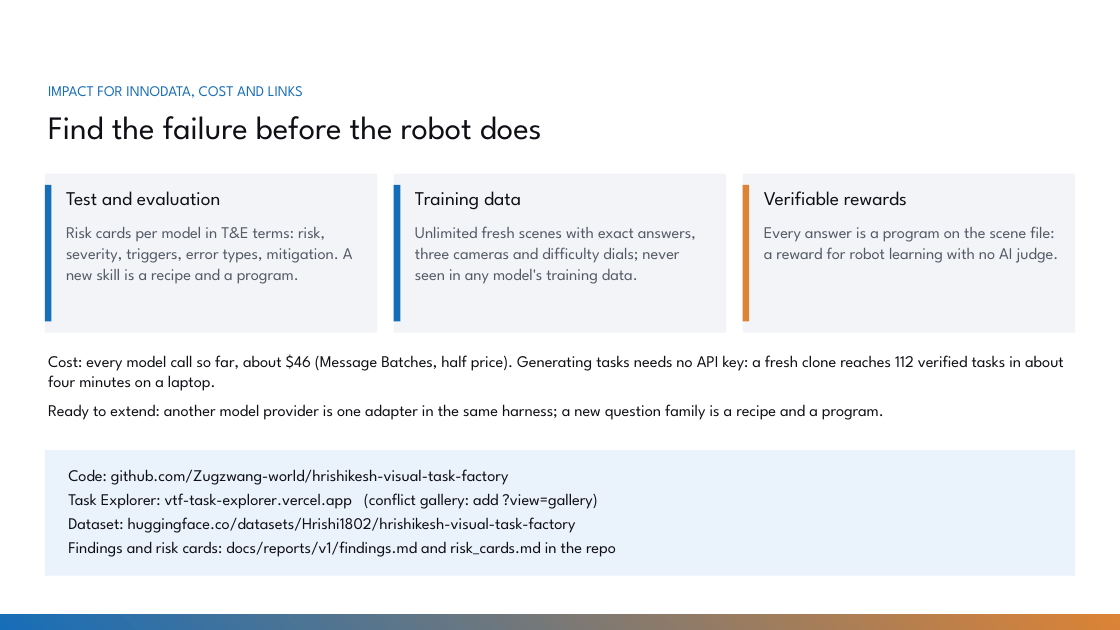
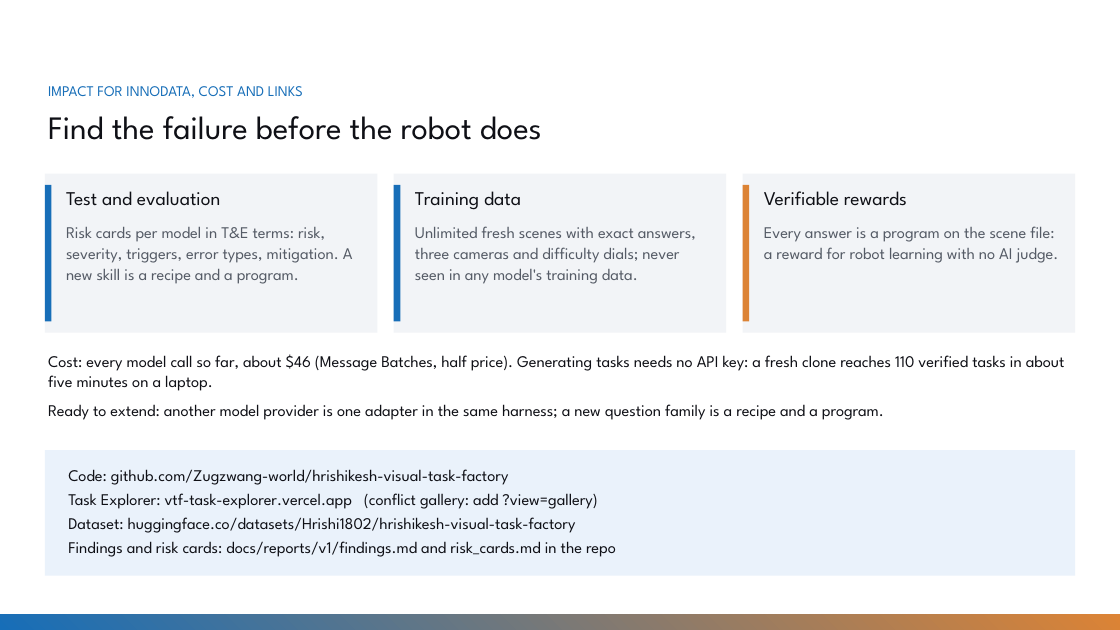
Before and after one commit to Zugzwang-world/hrishikesh-visual-task-factory, a slide deck: slide 12 of docs/slides/vtf_slides.pptx. Drawn at 1120x630 pixels with LibreOffice and Linux fonts; fonts in the diff are those of the drawing; background and template pictures are left out. Boxes give left, top, right and bottom in pixels: in the first picture for what was removed or moved away, otherwise in the second. Text is boxed around its words. In the diff, an @@ line names an element or a change of style, - is before the commit and + after.

```diff
--- a/docs/slides/vtf_slides.pptx
+++ b/docs/slides/vtf_slides.pptx
@@ text at [48, 354, 1065, 391]: text changed @@
-Cost: every model call so far, about $46 (Message Batches, half price). Generating tasks needs no API key: a fresh clone reaches 112 verified tasks in about four minutes on a laptop.
+Cost: every model call so far, about $46 (Message Batches, half price). Generating tasks needs no API key: a fresh clone reaches 110 verified tasks in about five minutes on a laptop.
```
Also in this commit, not shown: 2 other slides changed, 38 other files.
